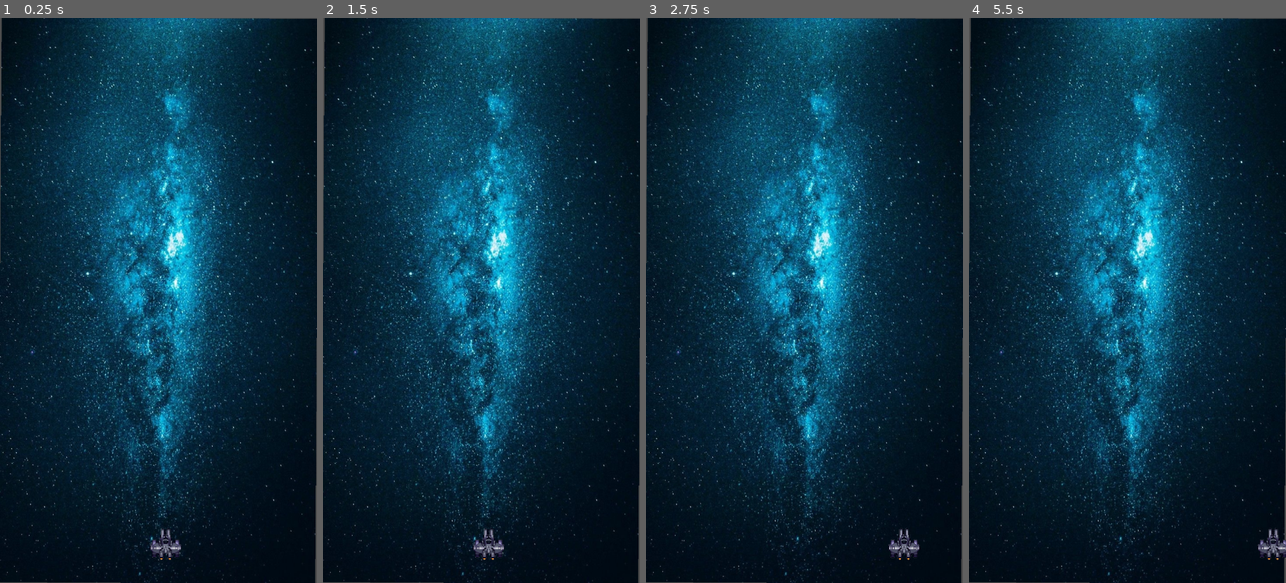
Above: before the commit, frames 1-4 (left to right).
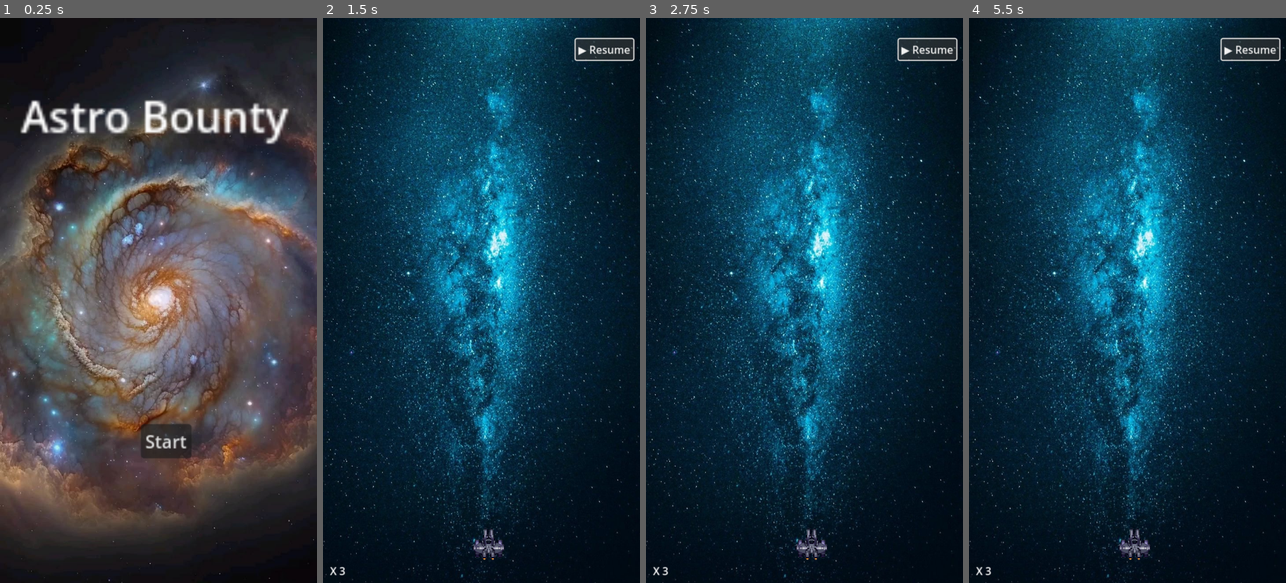
Above: after the commit, the same moments.

Repository: musadoverao69/DDJD
Game: Godot game, scene res://Scenes/Menu.tscn
Same seed, same stepped clock (60 frames per second), same inputs: the game is played once before the commit and once after it. Before the commit the project starts from res://Scenes/Main.tscn.
Inputs (mouse positions are in pixels of both pictures, inside the frame that each line leads up to):
- Up to frame 1 (0.25 s): no input
- Up to frame 2 (1.5 s): click (487, 441) at 0.5 s, where only the run after the commit has a clickable "Start"; click (605, 51) at 1.25 s, where only the run after the commit has a clickable "⏸ Pause"
- Up to frame 3 (2.75 s): tap Enter at 2 s; hold Right (ui_right) from 2.03 s (still down)
- Up to frame 4 (5.5 s): release Right (ui_right) at 2.78 s; hold Down (ui_down) 2.78-3.53 s; tap Space at 3.5, 5 s; hold Right (ui_right) 3.53-4.28 s; tap Enter at 4.25 s; hold Up (ui_up) 4.28-5.03 s; hold Left (ui_left) from 5.03 s (still down)

The runs differ from the first frame. In frame 1, 90% of the frame differs, in the area x 0-100%, y 0-100%; in frame 2, 9.4%; in frame 3, 9.9%; in frame 4, 9.9%.

Commit message:
menu, pause, life counter

Diff:
--- a/Scenes/Enemy.tscn
+++ b/Scenes/Enemy.tscn
@@ -14,10 +14,6 @@
 scale = Vector2(0.164286, 0.161525)
 texture = ExtResource("1_3ruvu")
 
-[node name="CollisionShape2D" type="CollisionShape2D" parent="."]
-position = Vector2(128, 72)
-shape = SubResource("CircleShape2D_k26k0")
-
 [node name="Label" type="Label" parent="."]
 offset_left = 96.0
 offset_top = 88.0
@@ -27,7 +23,11 @@
 theme_override_colors/font_color = Color(0, 0.0235294, 0, 1)
 theme_override_colors/font_shadow_color = Color(0.0235294, 0, 0, 1)
 theme_override_colors/font_outline_color = Color(0, 0.0117647, 0.0313726, 1)
-text = "word"
+text = "WORD"
 horizontal_alignment = 1
 visible_characters = 0
 visible_ratio = 0.0
+
+[node name="CollisionShape2D" type="CollisionShape2D" parent="."]
+position = Vector2(128, 72)
+shape = SubResource("CircleShape2D_k26k0")
--- a/Scenes/Main.tscn
+++ b/Scenes/Main.tscn
@@ -1,18 +1,20 @@
-[gd_scene load_steps=6 format=3 uid="uid://dha08oajfbq82"]
+[gd_scene load_steps=7 format=3 uid="uid://dha08oajfbq82"]
 
 [ext_resource type="Script" path="res://main.gd" id="1_tcf02"]
-[ext_resource type="PackedScene" uid="uid://diuappyqa8ct1" path="res://Enemy.tscn" id="2_mtbg6"]
-[ext_resource type="Texture2D" uid="uid://51dykskpqr7t" path="res://ship1.png" id="2_p4tsh"]
+[ext_resource type="PackedScene" uid="uid://dog6dnupt7s46" path="res://Scenes/Enemy.tscn" id="2_mtbg6"]
+[ext_resource type="Texture2D" uid="uid://51dykskpqr7t" path="res://Textures/ship1.png" id="2_p4tsh"]
 [ext_resource type="Texture2D" uid="uid://bomuf1ety0vgu" path="res://Textures/space.jpg" id="3_gakwx"]
 [ext_resource type="Script" path="res://player.gd" id="3_t0w0c"]
+[ext_resource type="Script" path="res://hud.gd" id="6_ji0j8"]
 
 [node name="Main" type="Node2D"]
 script = ExtResource("1_tcf02")
 enemy_scene = ExtResource("2_mtbg6")
 
 [node name="Background" type="Sprite2D" parent="."]
-position = Vector2(360, 640)
+position = Vector2(359.214, 639.647)
 rotation = 1.57678
+scale = Vector2(1.00821, 1.02722)
 texture = ExtResource("3_gakwx")
 
 [node name="Player" type="Sprite2D" parent="."]
@@ -22,3 +24,37 @@
 script = ExtResource("3_t0w0c")
 
 [node name="EnemySpawner" type="Node2D" parent="."]
+
+[node name="HUD" type="CanvasLayer" parent="."]
+script = ExtResource("6_ji0j8")
+
+[node name="PauseButton" type="Button" parent="HUD"]
+anchors_preset = -1
+anchor_left = 0.822
+anchor_top = 0.044
+anchor_right = 0.966
+anchor_bottom = 0.069
+offset_left = 0.159973
+offset_top = -8.32
+offset_right = -34.52
+offset_bottom = -9.32001
+grow_horizontal = 0
+scale = Vector2(1.5, 1.5)
+text = "⏸ Pause"
+
+[node name="LifeCounter" type="HBoxContainer" parent="HUD"]
+anchors_preset = -1
+anchor_left = 0.022
+anchor_top = 0.962
+anchor_right = 0.1
+anchor_bottom = 0.994
+offset_left = 0.159999
+offset_top = 0.639893
+offset_right = -13.0
+offset_bottom = -13.3201
+grow_vertical = 0
+scale = Vector2(1.5, 1.5)
+
+[node name="Label" type="Label" parent="HUD/LifeCounter"]
+layout_mode = 2
+text = "X 3"
--- /dev/null
+++ b/Scenes/Menu.tscn
@@ -0,0 +1,46 @@
+[gd_scene load_steps=3 format=3 uid="uid://dgkjjwpkg0ldd"]
+
+[ext_resource type="Script" path="res://menu.gd" id="1_g4hbi"]
+[ext_resource type="Texture2D" uid="uid://cckscfhj6gi5t" path="res://Textures/space2.jpg" id="2_o7slq"]
+
+[node name="Menu" type="Control"]
+layout_mode = 3
+anchors_preset = 0
+offset_right = 736.0
+offset_bottom = 1280.0
+script = ExtResource("1_g4hbi")
+
+[node name="Background" type="TextureRect" parent="."]
+layout_mode = 0
+offset_right = 736.0
+offset_bottom = 1308.0
+texture = ExtResource("2_o7slq")
+
+[node name="Label" type="Label" parent="."]
+layout_mode = 1
+anchors_preset = -1
+anchor_left = 0.011
+anchor_top = 0.125
+anchor_right = 0.981
+anchor_bottom = 0.262
+offset_left = 15.904
+offset_top = -8.0
+offset_right = -587.016
+offset_bottom = -152.36
+scale = Vector2(6, 6)
+text = "Astro Bounty"
+horizontal_alignment = 1
+
+[node name="StartButton" type="Button" parent="."]
+layout_mode = 1
+anchors_preset = -1
+anchor_left = 0.5
+anchor_top = 0.187
+anchor_right = 0.5
+anchor_bottom = 0.187
+offset_left = -48.0
+offset_top = 680.64
+offset_right = -2.0
+offset_bottom = 711.64
+scale = Vector2(2.5, 2.5)
+text = "Start"
--- a/Textures/Enemy.tscn
+++ /dev/null
@@ -1,33 +0,0 @@
-[gd_scene load_steps=4 format=3 uid="uid://c25xrdvlf81mr"]
-
-[ext_resource type="Texture2D" uid="uid://c0skwlklrl82w" path="res://Textures/enemy.png" id="1_3ruvu"]
-[ext_resource type="Script" path="res://enemy.gd" id="1_ccc7a"]
-
-[sub_resource type="CircleShape2D" id="CircleShape2D_k26k0"]
-radius = 28.0
-
-[node name="Enemy" type="Node2D"]
-script = ExtResource("1_ccc7a")
-
-[node name="Sprite2D" type="Sprite2D" parent="."]
-position = Vector2(128, 72)
-scale = Vector2(0.164286, 0.161525)
-texture = ExtResource("1_3ruvu")
-
-[node name="CollisionShape2D" type="CollisionShape2D" parent="."]
-position = Vector2(128, 72)
-shape = SubResource("CircleShape2D_k26k0")
-
-[node name="Label" type="Label" parent="."]
-offset_left = 96.0
-offset_top = 88.0
-offset_right = 136.0
-offset_bottom = 111.0
-scale = Vector2(1.8, 1.8)
-theme_override_colors/font_color = Color(0, 0.0235294, 0, 1)
-theme_override_colors/font_shadow_color = Color(0.0235294, 0, 0, 1)
-theme_override_colors/font_outline_color = Color(0, 0.0117647, 0.0313726, 1)
-text = "word"
-horizontal_alignment = 1
-visible_characters = 0
-visible_ratio = 0.0
--- a/Textures/Main.tscn
+++ /dev/null
@@ -1,41 +0,0 @@
-[gd_scene load_steps=9 format=3 uid="uid://bq31ux7lofqw"]
-
-[ext_resource type="Script" path="res://main.gd" id="1_tcf02"]
-[ext_resource type="Script" path="res://enemy.gd" id="2_qvadf"]
-[ext_resource type="Texture2D" uid="uid://c0skwlklrl82w" path="res://Textures/enemy.png" id="3_2kaqo"]
-[ext_resource type="Texture2D" uid="uid://bomuf1ety0vgu" path="res://Textures/space.jpg" id="3_gakwx"]
-[ext_resource type="Script" path="res://player.gd" id="3_t0w0c"]
-[ext_resource type="Texture2D" uid="uid://51dykskpqr7t" path="res://Textures/ship1.png" id="4_e7hua"]
-
-[sub_resource type="CircleShape2D" id="CircleShape2D_k26k0"]
-radius = 28.0
-
-[sub_resource type="PackedScene" id="PackedScene_drytn"]
-_bundled = {
-"conn_count": 0,
-"conns": PackedInt32Array(),
-"editable_instances": [],
-"names": PackedStringArray("Enemy", "Node2D", "script", "Sprite2D", "Sprite2D", "position", "scale", "texture", "CollisionShape2D", "CollisionShape2D", "position", "shape", "Label", "Label", "offset_left", "offset_top", "offset_right", "offset_bottom", "scale", "theme_override_colors/font_color", "theme_override_colors/font_shadow_color", "theme_override_colors/font_outline_color", "text", "horizontal_alignment", "visible_characters", "visible_ratio"),
-"node_count": 4,
-"node_paths": [NodePath("."), NodePath("."), NodePath(".")],
-"nodes": PackedInt32Array(-1, -1, 1, 0, -1, 1, 2, 0, 0, 1073741824, 0, 4, 3, -1, 3, 5, 1, 6, 2, 7, 3, 0, 1073741825, 0, 9, 8, -1, 2, 10, 4, 11, 5, 0, 1073741826, 0, 13, 12, -1, 12, 14, 6, 15, 7, 16, 8, 17, 9, 18, 10, 19, 11, 20, 12, 21, 13, 22, 14, 23, 15, 24, 16, 25, 17, 0),
-"variants": [ExtResource("2_qvadf"), Vector2(128, 72), Vector2(0.164286, 0.161525), ExtResource("3_2kaqo"), Vector2(128, 72), SubResource("CircleShape2D_k26k0"), 96.0, 88.0, 136.0, 111.0, Vector2(1.8, 1.8), Color(0, 0.0235294, 0, 1), Color(0.0235294, 0, 0, 1), Color(0, 0.0117647, 0.0313726, 1), "word", 1, 0, 0.0],
-"version": 3
-}
-
-[node name="Main" type="Node2D"]
-script = ExtResource("1_tcf02")
-enemy_scene = SubResource("PackedScene_drytn")
-
-[node name="Background" type="Sprite2D" parent="."]
-position = Vector2(360, 640)
-rotation = 1.57678
-texture = ExtResource("3_gakwx")
-
-[node name="Player" type="Sprite2D" parent="."]
-position = Vector2(376, 1192)
-scale = Vector2(0.267, 0.22)
-texture = ExtResource("4_e7hua")
-script = ExtResource("3_t0w0c")
-
-[node name="EnemySpawner" type="Node2D" parent="."]
--- /dev/null
+++ b/hud.gd
@@ -0,0 +1,32 @@
+extends CanvasLayer
+
+@export var initial_lives: int = 3  # Número inicial de vidas
+var lives: int
+
+func _ready():
+	lives = initial_lives
+	update_life_counter()
+	$PauseButton.pressed.connect(toggle_pause)
+
+# Função para alternar o estado de pausa
+func toggle_pause():
+	get_tree().paused = not get_tree().paused
+	if get_tree().paused:
+		$PauseButton.text = "▶️ Resume"
+	else:
+		$PauseButton.text = "⏸ Pause"
+
+# Atualiza o texto do contador de vidas
+func update_life_counter():
+	$LifeCounter/Label.text = "X " + str(lives)
+
+# Reduz vidas e verifica fim de jogo
+func lose_life():
+	lives -= 1
+	update_life_counter()
+	if lives <= 0:
+		game_over()
+
+# Exibe "Game Over" e pausa o jogo
+func game_over():
+	get_tree().paused = true
--- a/main.gd
+++ b/main.gd
@@ -27,7 +27,6 @@
 		# Verifica se a tecla pressionada é válida
 		if key > 0:
 			var character = char(key)  # Converte o código em caractere
-			print("Tecla pressionada:", key, "Caractere:", char(key))
 			for enemy in get_tree().get_nodes_in_group("enemies"):
 				if enemy.has_method("add_letter"):  # Garante que o inimigo tem a função
 					enemy.add_letter(character)
--- /dev/null
+++ b/menu.gd
@@ -0,0 +1,8 @@
+extends Control
+
+func _ready():
+	$StartButton.pressed.connect(_on_start_button_pressed)
+
+func _on_start_button_pressed():
+	# Carrega a cena principal do jogo
+	get_tree().change_scene_to_file("res://Scenes/Main.tscn")
--- a/project.godot
+++ b/project.godot
@@ -11,7 +11,7 @@
 [application]
 
 config/name="Astro Boundy"
-run/main_scene="res://Scenes/Main.tscn"
+run/main_scene="res://Scenes/Menu.tscn"
 config/features=PackedStringArray("4.3", "GL Compatibility")
 config/icon="res://icon.svg"
 
